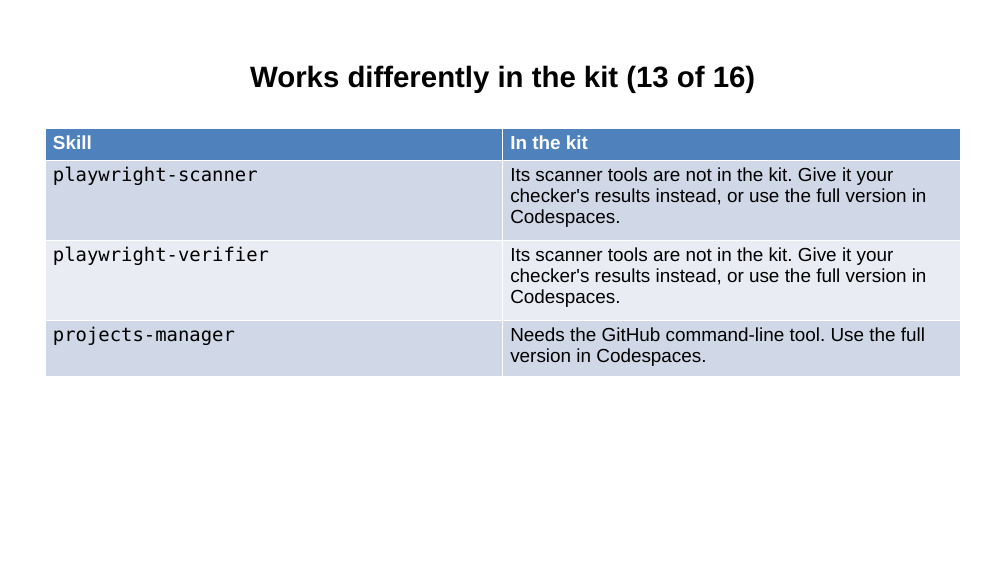
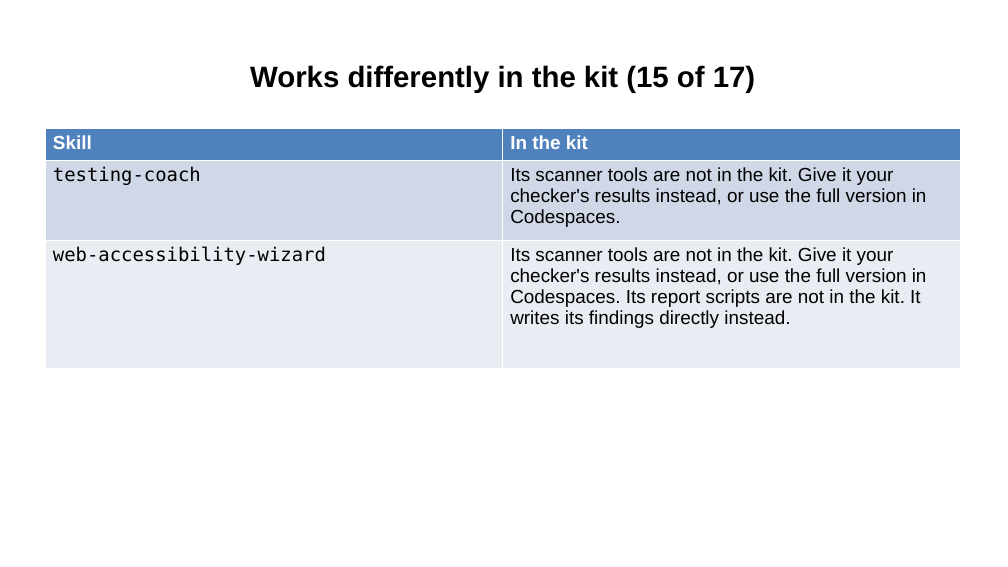
Before and after one commit to Community-Access/glow, a slide deck: slide 31 of docs/ahg-2026/kit/accessibility-agents-in-the-kit.pptx (slide 29 before the commit). Drawn at 1008x567 pixels with LibreOffice and Linux fonts; fonts in the diff are those of the drawing. Boxes give left, top, right and bottom in pixels: in the first picture for what was removed or moved away, otherwise in the second. Text is boxed around its words. In the diff, an @@ line names an element or a change of style, - is before the commit and + after.

```diff
--- a/docs/ahg-2026/kit/accessibility-agents-in-the-kit.pptx
+++ b/docs/ahg-2026/kit/accessibility-agents-in-the-kit.pptx
@@ title at [250, 65, 755, 93]: text changed @@
-Works differently in the kit (13 of 16)
+Works differently in the kit (15 of 17)
@@ table at [45, 129, 960, 369] @@
-row 2: playwright-scanner | Its scanner tools are not in the kit. Give it your checker's results instead, or use the full version in Codespaces.
-row 3: playwright-verifier | Its scanner tools are not in the kit. Give it your checker's results instead, or use the full version in Codespaces.
-row 4: projects-manager | Needs the GitHub command-line tool. Use the full version in Codespaces.
+row 2: testing-coach | Its scanner tools are not in the kit. Give it your checker's results instead, or use the full version in Codespaces.
+row 3: web-accessibility-wizard | Its scanner tools are not in the kit. Give it your checker's results instead, or use the full version in Codespaces. Its report scripts are not in the kit. It writes its findings directly instead.
```
Also in this commit, not shown: 16 other slides changed, 1 slide added, 47 other files.
